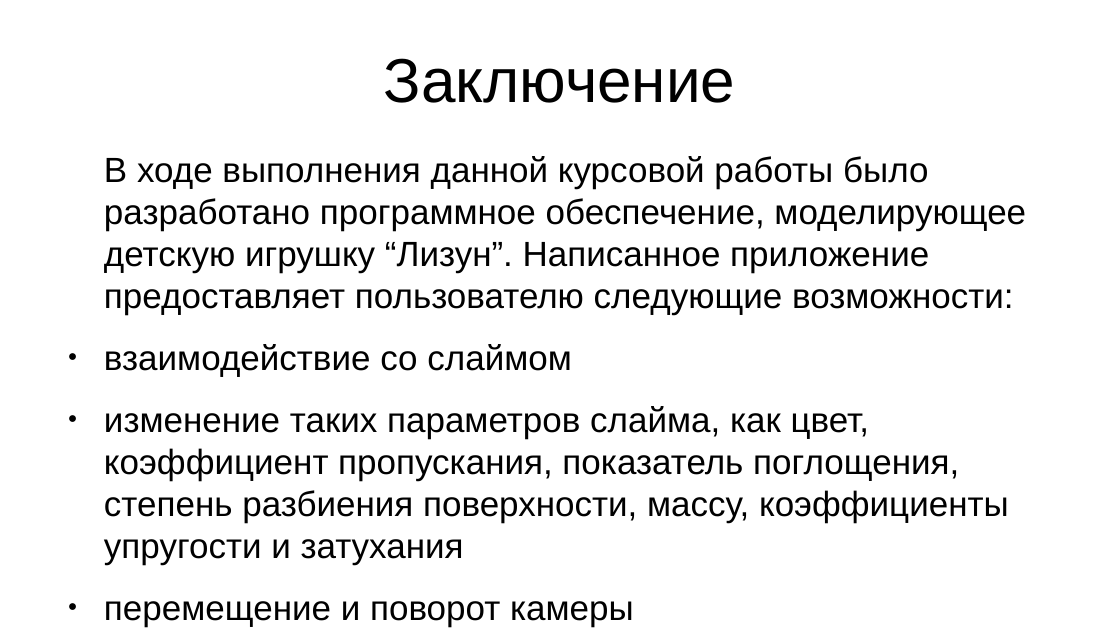
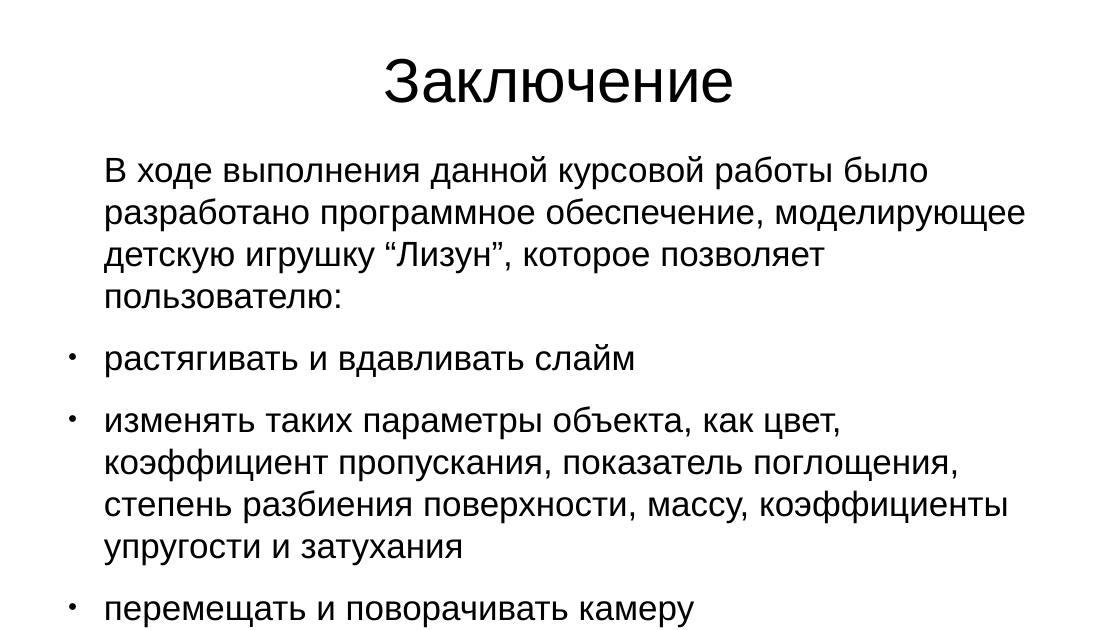
Before and after one commit to agarmirus/slime_toy_course_project, a slide deck: slide 18 of docs/pres/pres.odp. Drawn at 1120x630 pixels with LibreOffice and Linux fonts; fonts in the diff are those of the drawing. Boxes give left, top, right and bottom in pixels: in the first picture for what was removed or moved away, otherwise in the second. Text is boxed around its words. In the diff, an @@ line names an element or a change of style, - is before the commit and + after.

```diff
--- a/docs/pres/pres.odp
+++ b/docs/pres/pres.odp
@@ text at [104, 156, 1026, 627]: text changed @@
-В ходе выполнения данной курсовой работы было разработано программное обеспечение, моделирующее детскую игрушку “Лизун”. Написанное приложение предоставляет пользователю следующие возможности:
-● взаимодействие со слаймом
-● изменение таких параметров слайма, как цвет, коэффициент пропускания, показатель поглощения, степень разбиения поверхности, массу, коэффициенты упругости и затухания
-● перемещение и поворот камеры
-● перезагрузка сцены
+В ходе выполнения данной курсовой работы было разработано программное обеспечение, моделирующее детскую игрушку “Лизун”, которое позволяет пользователю:
+● растягивать и вдавливать слайм
+● изменять таких параметры объекта, как цвет, коэффициент пропускания, показатель поглощения, степень разбиения поверхности, массу, коэффициенты упругости и затухания
+● перемещать и поворачивать камеру
+● перезагружать сцену
```
Also in this commit, not shown: 13 other slides changed, 12 other files.
